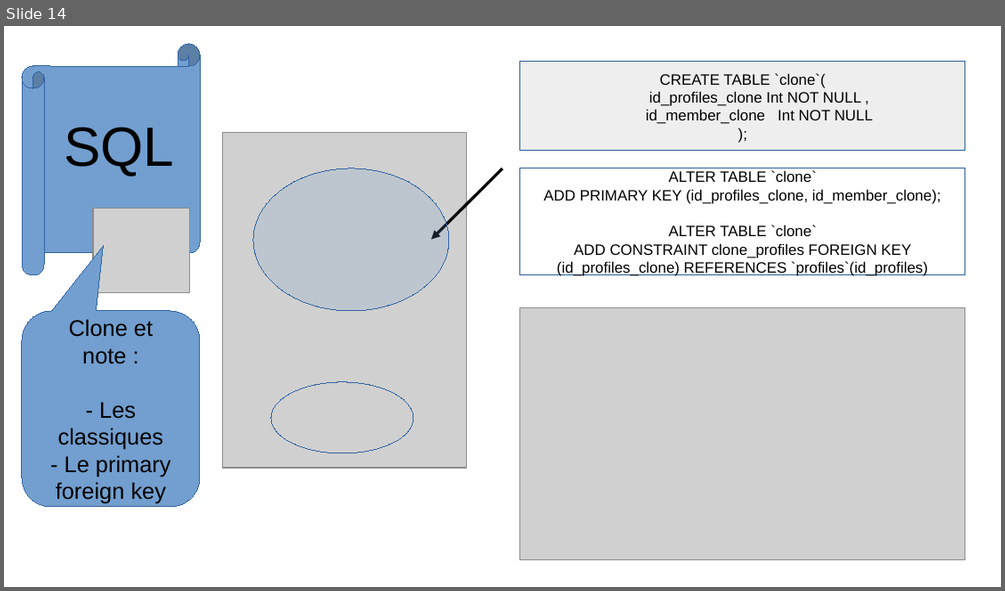
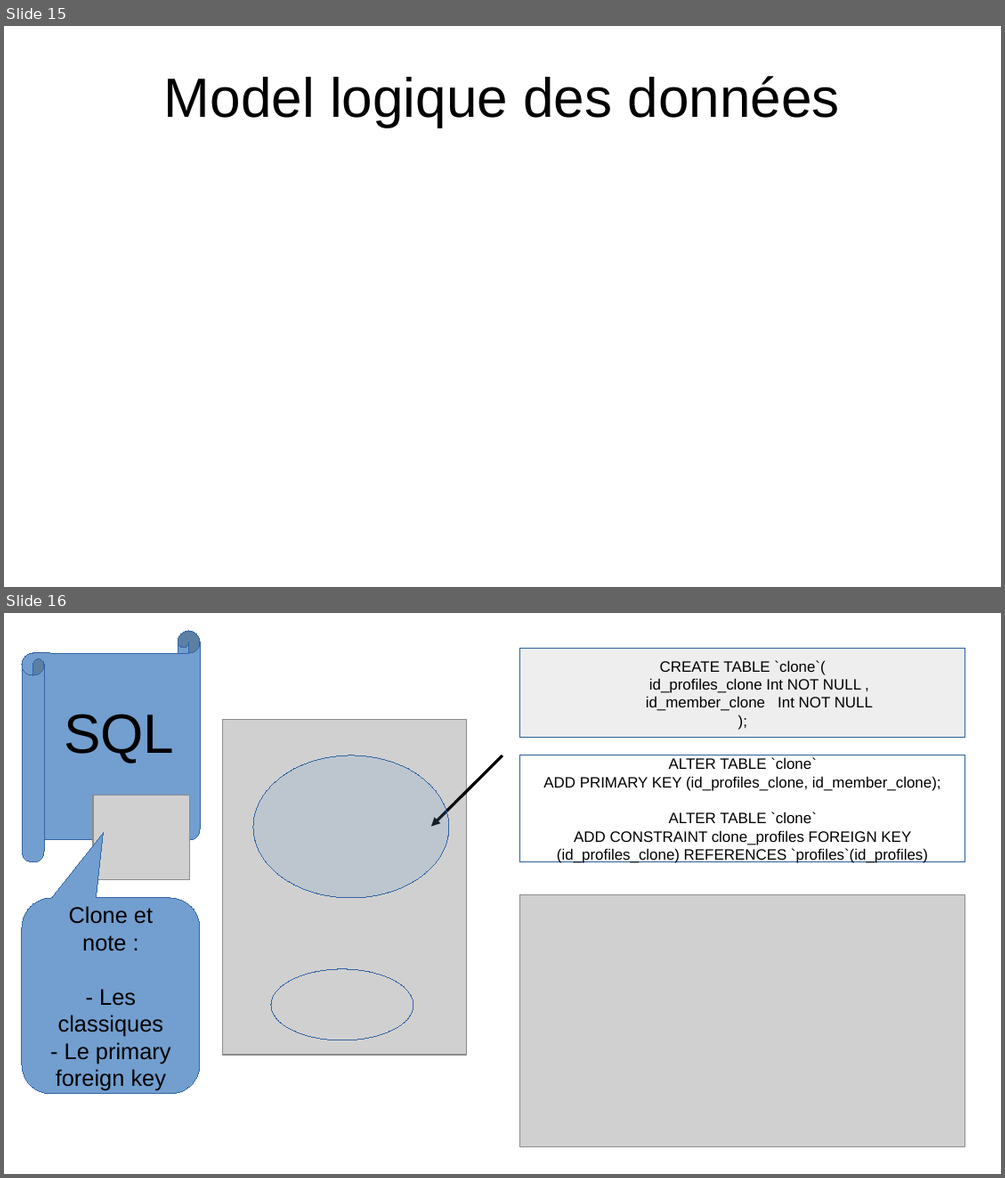
Before and after one commit to theo2b90/git-rea, a slide deck: ORAL.odp. Shown one above the other, each under a label of ours: slide 14 before the commit, slides 15 and 16 after it. The pictures are 1005x591 and 1005x1178 pixels, drawn with LibreOffice and Linux fonts; fonts in the diff are those of the drawing; grey boxes stand for pictures. Boxes give left, top, right and bottom in pixels: in the first picture for what was removed or moved away, otherwise in the second. Text is boxed around its words. In the diff, an @@ line names an element or a change of style, - is before the commit and + after.

```diff
--- a/ORAL.odp
+++ b/ORAL.odp
@@ slide 15 added at (4, 26, 1001, 587), background #FFFFFF @@
@@ title added at (164, 76, 840, 127), 44 pt, text #000000 @@
+Model logique des données
@@ what was slide 14 is now slide 16 @@
```
Also in this commit, not shown: 5 slides changed, 2 other slides added, 1 slide removed, 1 other file.
